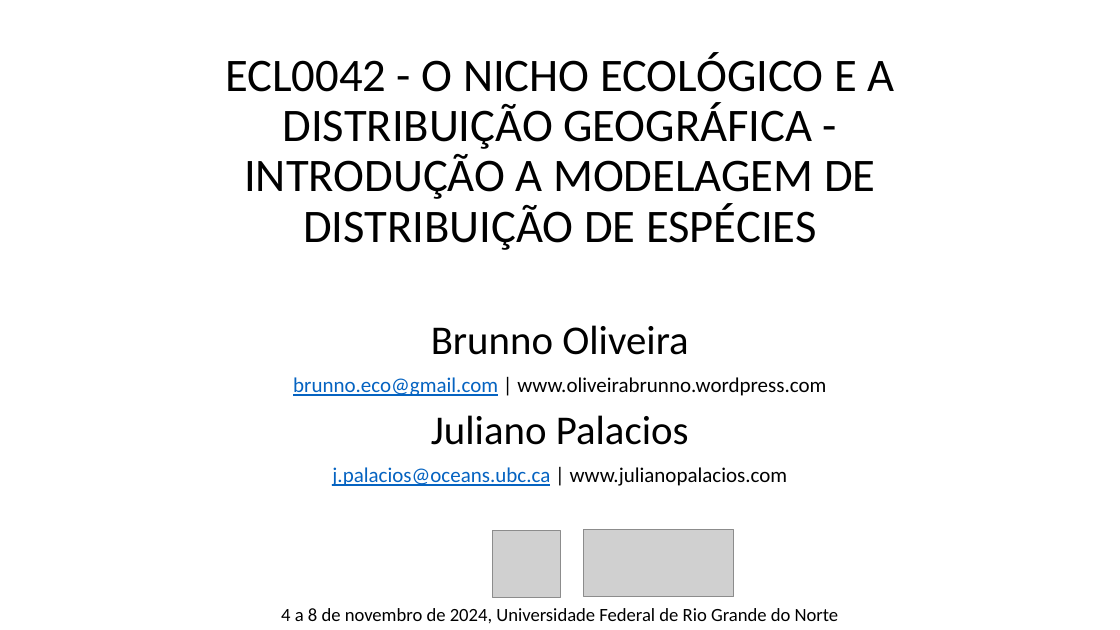
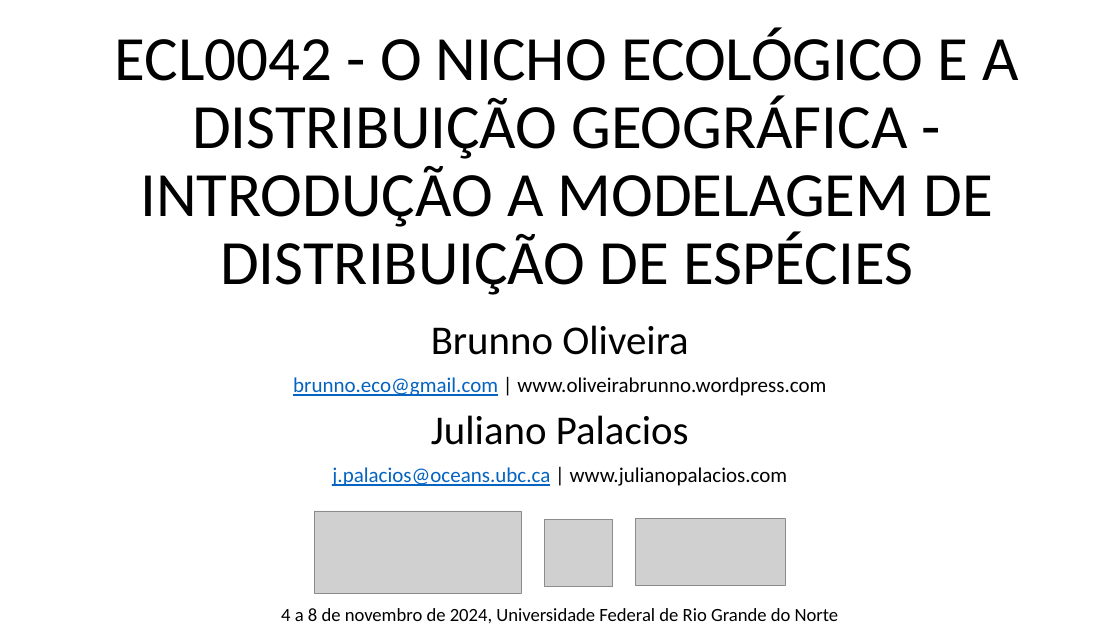
Before and after one commit to liviacnatal/curso_dados_sdms, a slide deck: slide 1 of sessoes/pptx/introducao.pptx. Drawn at 1120x630 pixels with LibreOffice and Linux fonts; fonts in the diff are those of the drawing; grey boxes stand for pictures. Boxes give left, top, right and bottom in pixels: in the first picture for what was removed or moved away, otherwise in the second. Text is boxed around its words. In the diff, an @@ line names an element or a change of style, - is before the commit and + after.

Commit message:
intro fix

```diff
--- a/sessoes/pptx/introducao.pptx
+++ b/sessoes/pptx/introducao.pptx
@@ title "ECL0042 - O NICHO ECOLÓGICO ...": place and size @@
-title "ECL0042 - O NICHO ECOLÓGICO ..." at [225,52,894,250]
+title "ECL0042 - O NICHO ECOLÓGICO ..." at [115,28,1018,295]
@@ title "ECL0042 - O NICHO ECOLÓGICO ..." at [115,28,1018,295]: size 40 to 54 pt @@
@@ picture added at [314,511,522,594] @@
@@ picture: place and size @@
-picture at [493,531,560,598]
+picture at [545,519,613,586]
@@ picture: place and size @@
-picture at [584,530,734,597]
+picture at [636,519,786,586]
```
Also in this commit, not shown: 5 other slides changed, 1 slide added, 3 other files.
